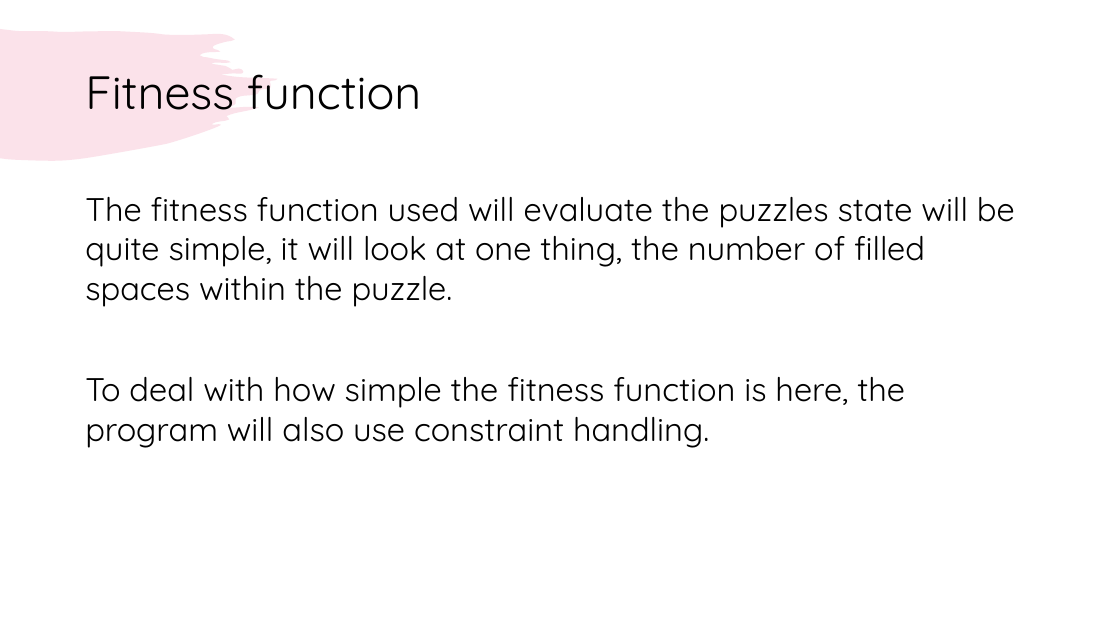
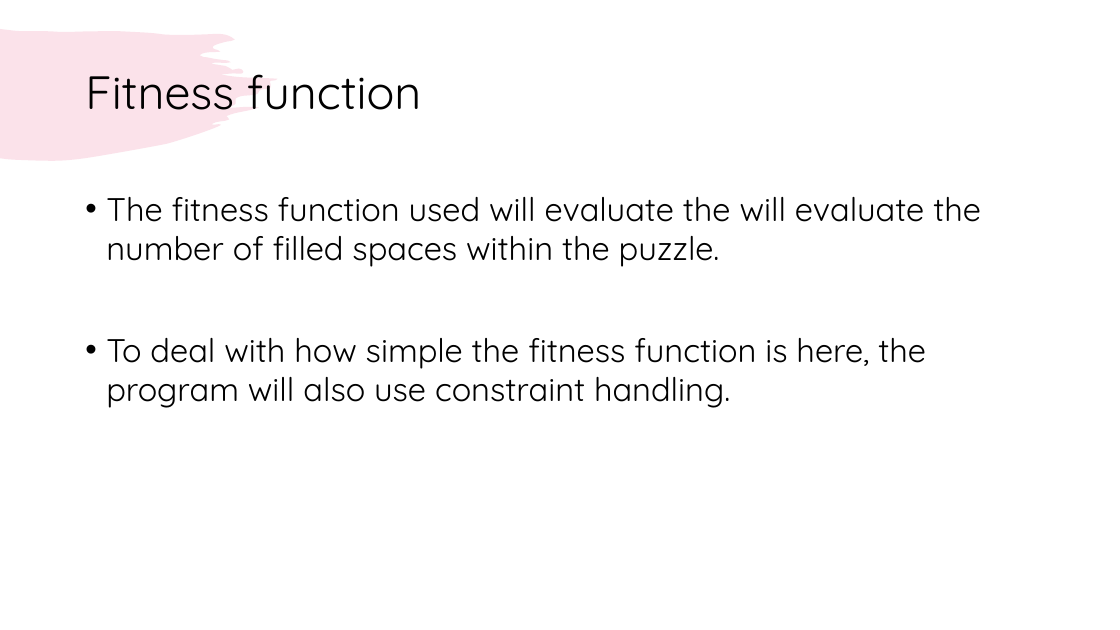
Before and after one commit to sfreeman218/MMP_Sudoku, a slide deck: slide 5 of Documentation/WIPs/Midproject review presentation/Solving Solitaire game with AI review.pptx. Drawn at 1120x630 pixels with LibreOffice and Linux fonts; fonts in the diff are those of the drawing. Boxes give left, top, right and bottom in pixels: in the first picture for what was removed or moved away, otherwise in the second. Text is boxed around its words. In the diff, an @@ line names an element or a change of style, - is before the commit and + after.

```diff
--- a/Documentation/WIPs/Midproject review presentation/Solving Solitaire game with AI review.pptx
+++ b/Documentation/WIPs/Midproject review presentation/Solving Solitaire game with AI review.pptx
@@ text at (x1=106, y1=197, x2=981, y2=267): text changed @@
-The fitness function used will evaluate the puzzles state will be quite simple, it will look at one thing, the number of filled spaces within the puzzle.
+• The fitness function used will evaluate the will evaluate the number of filled spaces within the puzzle.
@@ text at (x1=106, y1=338, x2=926, y2=408): bullet none to • @@
```
Also in this commit, not shown: 6 other slides changed, 2 slides added, 1 other file.
